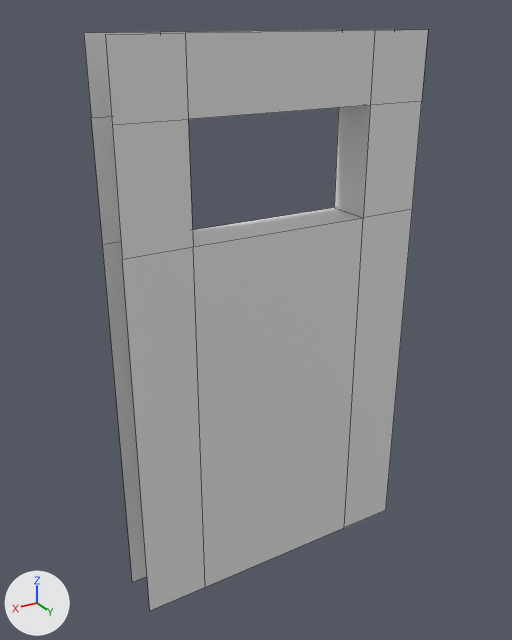
An edit to the FBX model JN2018_04/Assets/Environment/Mesh/SM_Wall_Window1_2m_AG.FBX, drawn before and after from the same camera.
The view is the same before and after, from a camera (50 mm lens) standing at (2.22, 3.53, 3.58) and looking at (0.07, -0.06, 1.79). The axes (+X, +Y, +Z) are drawn at lower left. The lights are the same throughout. Mesh edges are drawn as thin lines. Where no turn or scale is listed for an object, it has been applied to the vertices.

The first picture shows 'SM_Wall_Window1_2m_AG'.
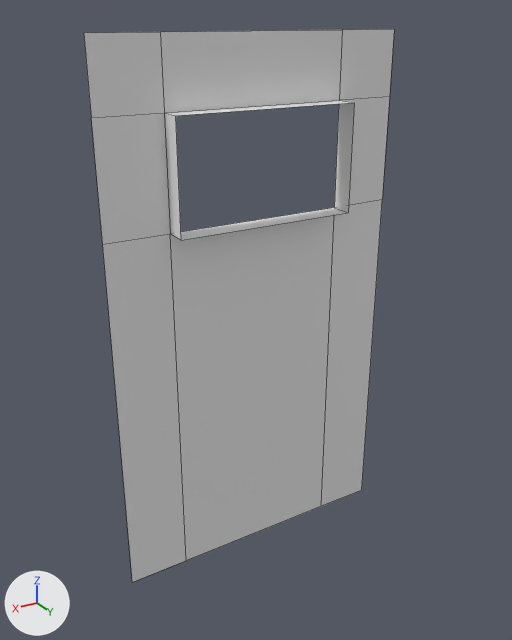
The change, as JSON lines over the scene's bpy script:
```json
{"block": "me_mesh", "where": "# used by ob_sm_wall_window1_2m_ag; location = (0.0, 0.0, 0.0)"}
{"op": "remove", "block": "me_mesh", "code": "me_mesh.from_pydata(...)  # 32 vertices, 20 faces; spans x -1.0..1.0, y -0.15..0.15, z 0.0..3.5"}
{"op": "add", "block": "me_mesh", "code": "me_mesh.from_pydata(...)  # 20 vertices, 12 faces; spans x -1.0..1.0, y -0.15..0.0, z 0.0..3.5"}
{"block": "me_mesh", "change": "me_mesh part 1"}
{"block": "me_mesh", "change": "16 vertices are removed from x -1.0..1.0, y 0.15, z 0.0..3.5"}
{"block": "me_mesh", "change": "12 faces are deleted"}
{"block": "me_mesh", "change": "4 vertices are added at (0.59, 0.0, 2.41), (0.59, 0.0, 3.09), (-0.59, 0.0, 3.09), (-0.59, 0.0, 2.41)"}
{"block": "me_mesh", "change": "4 new faces join them"}
```

What differs and where, as boxes (x1, y1, x2, y2) in the pictures (512 x 640 px):
```json
{"object": "SM_Wall_Window1_2m_AG", "change": "reshaped", "before": [84, 29, 428, 611], "after": [84, 29, 394, 582], "on screen": "10% narrower"}
{"part": 1, "of": "me_mesh", "change": "cut back", "before": [105, 30, 428, 611], "after": [164, 100, 354, 240]}
```
